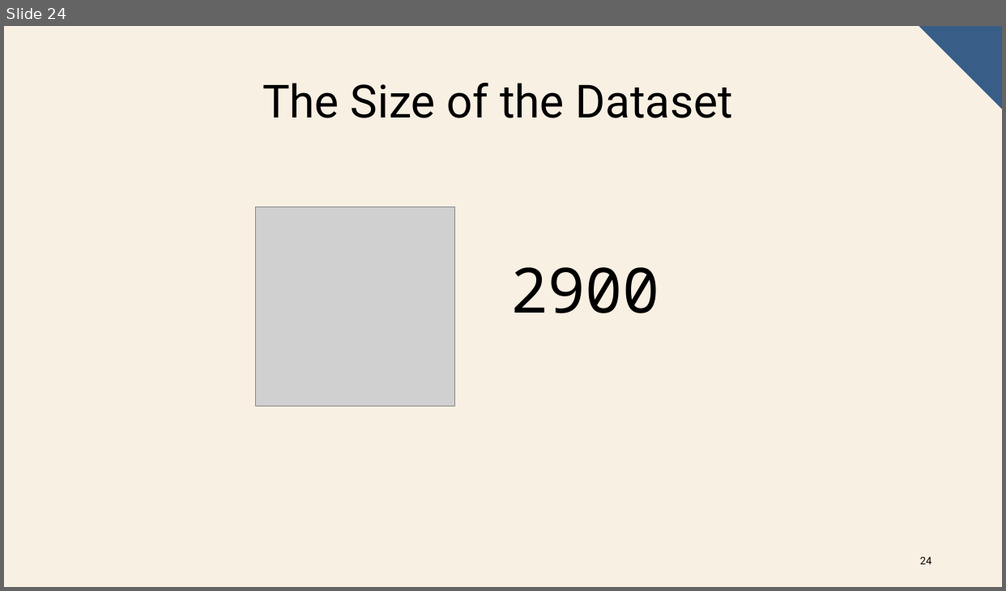
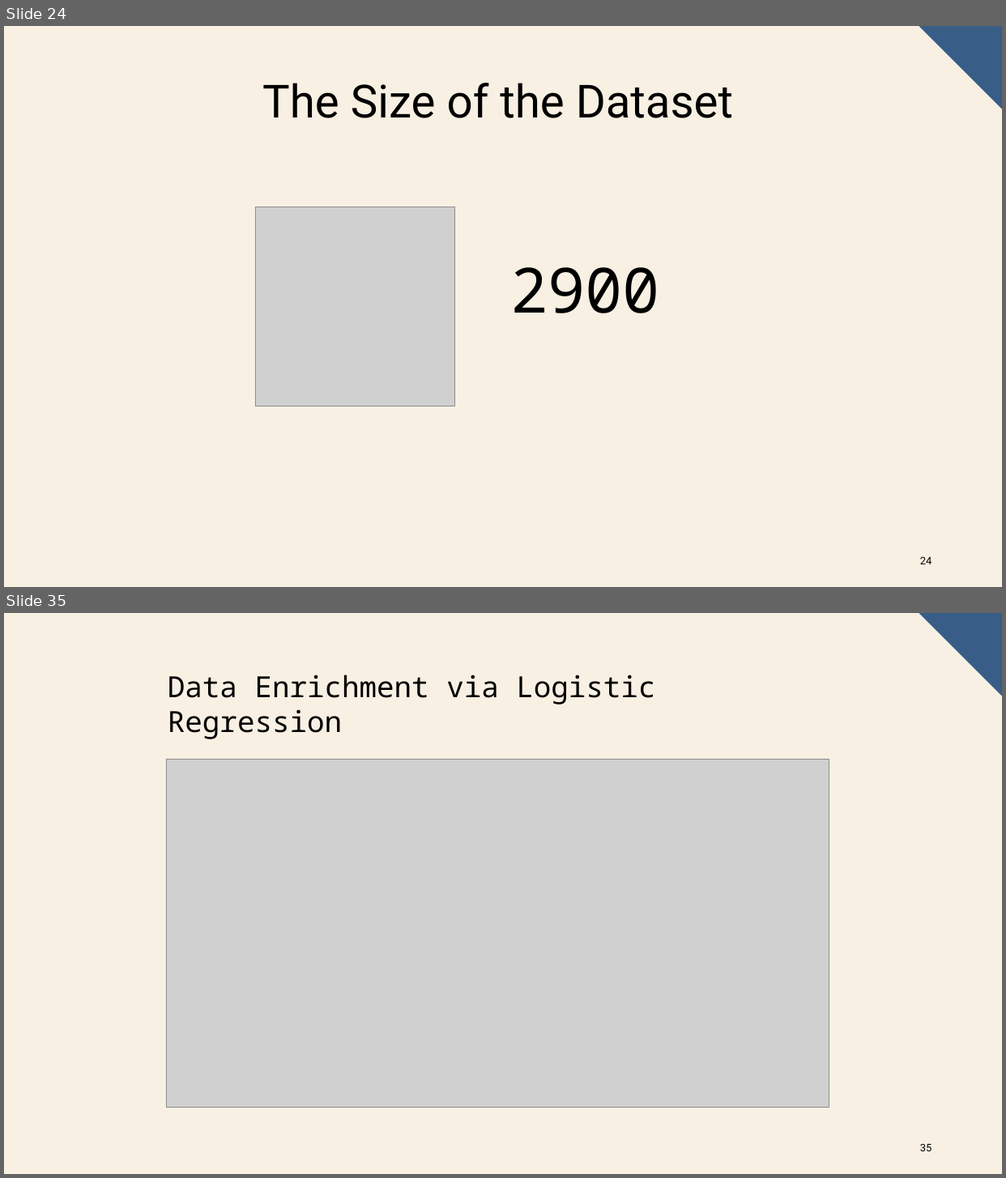
Before and after one commit to AndrewDarnall/Intro-Extro-Scope, a slide deck: docs/ccbd_project_presentation.pptx. Shown one above the other, each under a label of ours: slide 24 before the commit, slides 24 and 35 after it; the slides between them are not shown. The pictures are 1006x591 and 1006x1178 pixels, drawn with LibreOffice and Linux fonts; fonts in the diff are those of the drawing; grey boxes stand for pictures. Boxes give left, top, right and bottom in pixels: in the first picture for what was removed or moved away, otherwise in the second. Text is boxed around its words. In the diff, an @@ line names an element or a change of style, - is before the commit and + after.

```diff
--- a/docs/ccbd_project_presentation.pptx
+++ b/docs/ccbd_project_presentation.pptx
@@ slide 35 added at [4, 613, 1002, 1174], background #F8F0E3; not listed: 1 template element that a slide beside it also shows @@
@@ text added at [168, 675, 655, 739], 28 pt, text #000000 @@
+Data Enrichment via Logistic Regression
@@ picture added at [167, 759, 829, 1108] @@
@@ page number added at [920, 1144, 931, 1152], 10 pt, text #000000 @@
+35
```
Also in this commit, not shown: 13 other slides added, 1 slide removed, 1 other file.
